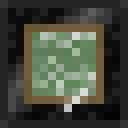
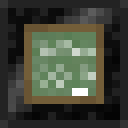
Comparing the layer stacks of the two w=128, h=128 images. Changes:
painted on "Layer #68" over [56, 80, 96, 120]
painted on "Pasted Layer #36" over [32, 32, 96, 96]
